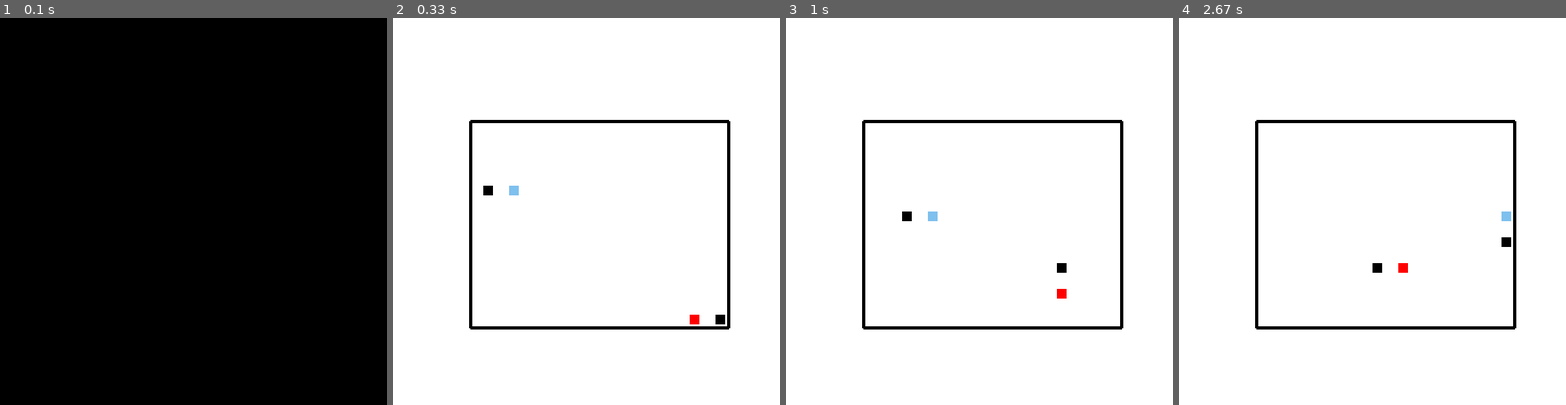
Above: before the commit, frames 1-4 (left to right).
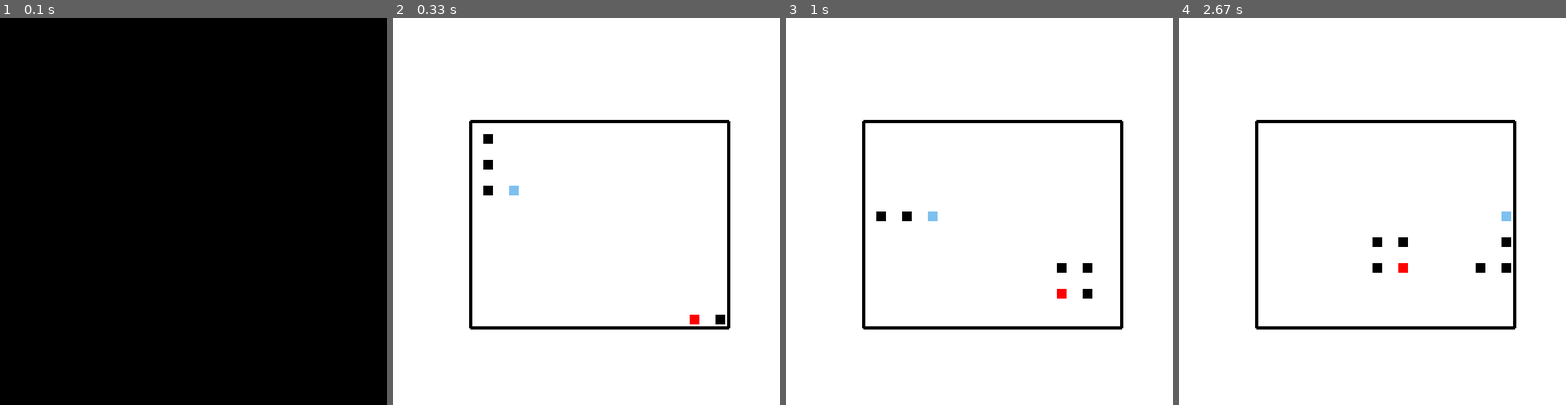
Above: after the commit, the same moments.

Repository: JhonItalo/Agente-reativo-de-IA-com-pygame
Game: pygame game, started from Car_destruction.py
Two runs of this game, one before a commit and one after it. Both use one fixed random seed, a clock stepped at 60 frames per second and the inputs below.
Inputs:
- Up to frame 1 (0.1 s): no input
- Up to frame 2 (0.33 s): no input
- Up to frame 3 (1 s): no input
- Up to frame 4 (2.67 s): no input

Frame 1 is identical in both runs. In frame 2, 0.1% of the frame differs, in the area x 23-26%, y 30-40%; in frame 3, 0.2%; in frame 4, 0.2%, in the area x 50-86%, y 56-66%.

Commit message:
Adicionado mais três paredes atráz dos players

Diff:
--- a/Car_destruction.py
+++ b/Car_destruction.py
@@ -22,8 +22,12 @@
         self.cor = cor
         self.cor_parede = cor_parede
         self.j = 1
-        self.x_ant = x
-        self.y_ant = y
+        self.x_ant_1 = x
+        self.y_ant_1 = y
+        self.x_ant_2 = x
+        self.y_ant_2 = y
+        self.x_ant_3 = x
+        self.y_ant_3 = y
 
     def mover(self):
         temp_x = int(self.x)
@@ -33,10 +37,16 @@
         #x entre 140 e 500 y entre 180 e 460
 
         if self.j > 1:
-            self.x_ant = self.x
-            self.y_ant = self.y
+            self.x_ant_1 = self.x_ant_2
+            self.y_ant_1 = self.y_ant_2
+            self.x_ant_2 = self.x_ant_3
+            self.y_ant_2 = self.y_ant_3
+            self.x_ant_3 = self.x
+            self.y_ant_3 = self.y
 
-            pygame.draw.rect(fundo, self.cor_parede, [self.x_ant, self.y_ant, 15, 15])
+            pygame.draw.rect(fundo, self.cor_parede, [self.x_ant_1, self.y_ant_1, 15, 15])
+            pygame.draw.rect(fundo, self.cor_parede, [self.x_ant_2, self.y_ant_2, 15, 15])
+            pygame.draw.rect(fundo, self.cor_parede, [self.x_ant_3, self.y_ant_3, 15, 15])
 
         self.j +=1
 
@@ -72,7 +82,7 @@
 
 #player 1
 p1 = Player(140, 180, azul_claro, preto)
-###player 2
+#player 2
 p2 = Player(500, 460, vermelho, preto)
 
 #criação da tela
